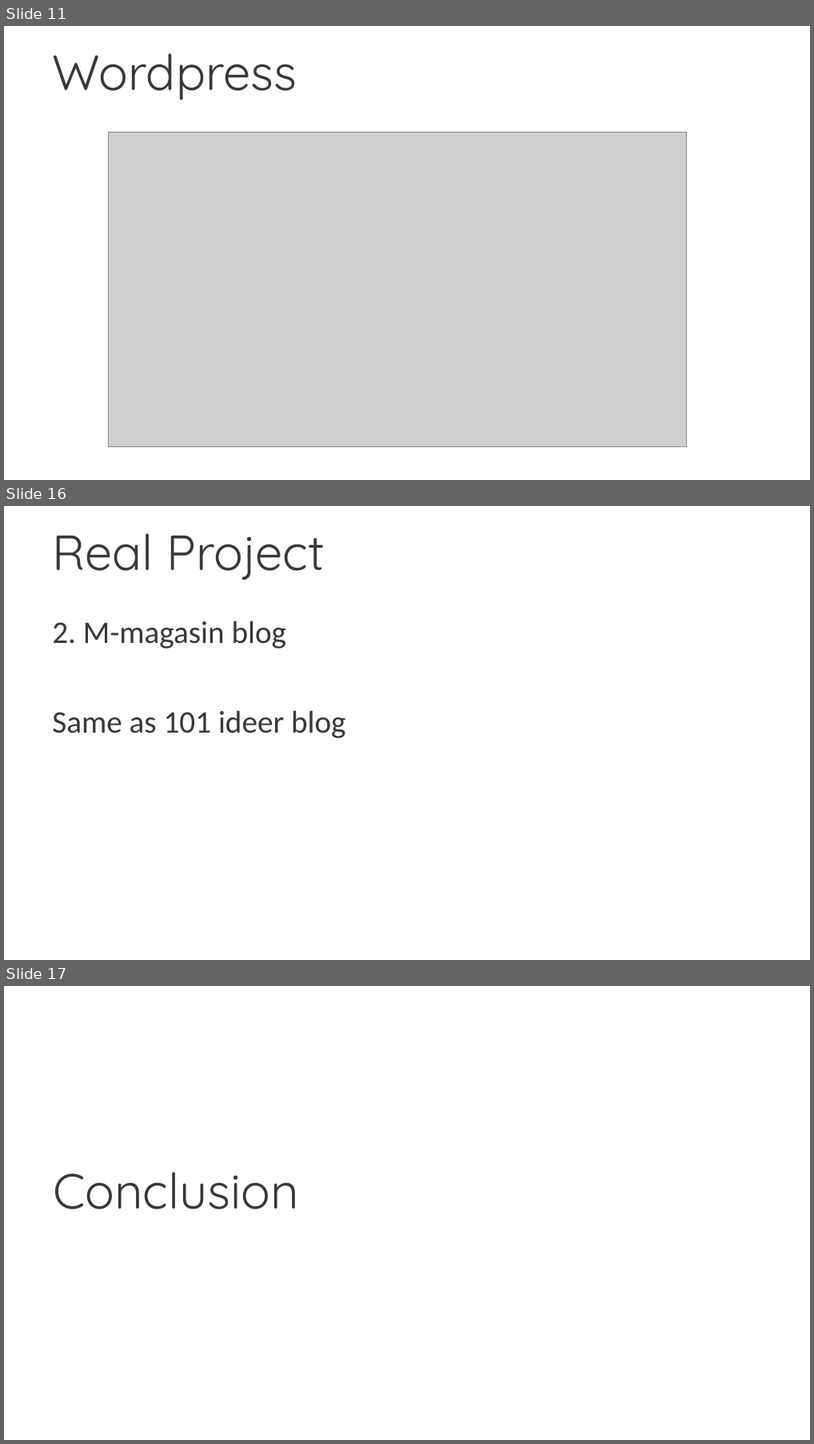
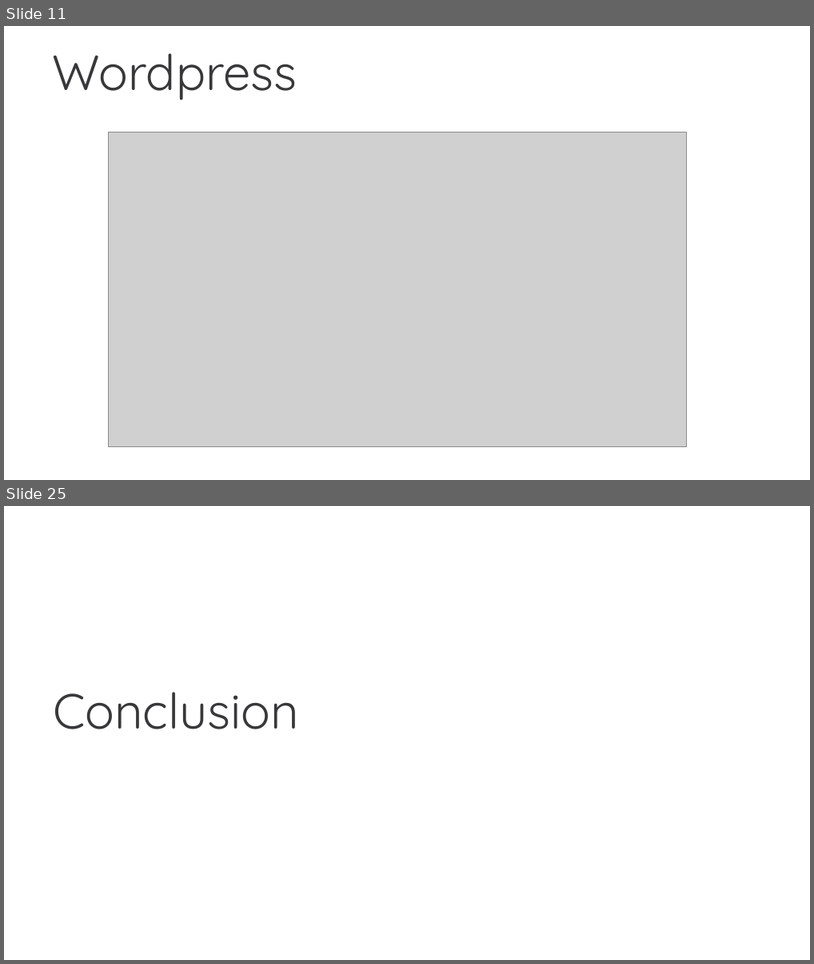
Before and after one commit to nam-tran-niteco/Wordpress-Demo, a slide deck: Wordpress Migration.pptx. Shown one above the other, each under a label of ours: slides 11, 16 and 17 before the commit, slides 11 and 25 after it; the slides between them are not shown. The pictures are 814x1444 and 814x964 pixels, drawn with LibreOffice and Linux fonts; fonts in the diff are those of the drawing; grey boxes stand for pictures; background and template pictures are left out. Boxes give left, top, right and bottom in pixels: in the first picture for what was removed or moved away, otherwise in the second. Text is boxed around its words. In the diff, an @@ line names an element or a change of style, - is before the commit and + after.

```diff
--- a/Wordpress Migration.pptx
+++ b/Wordpress Migration.pptx
@@ slide 16 removed at [4,506,810,960], background picture (left out) @@
@@ title removed at [52,533,325,580] @@
-Real Project
@@ text removed at [52,620,346,738] @@
-2. M-magasin blog
-Same as 101 ideer blog
@@ what was slide 17 is now slide 25 @@
```
Also in this commit, not shown: 8 slides changed, 11 slides added, 3 other files.
